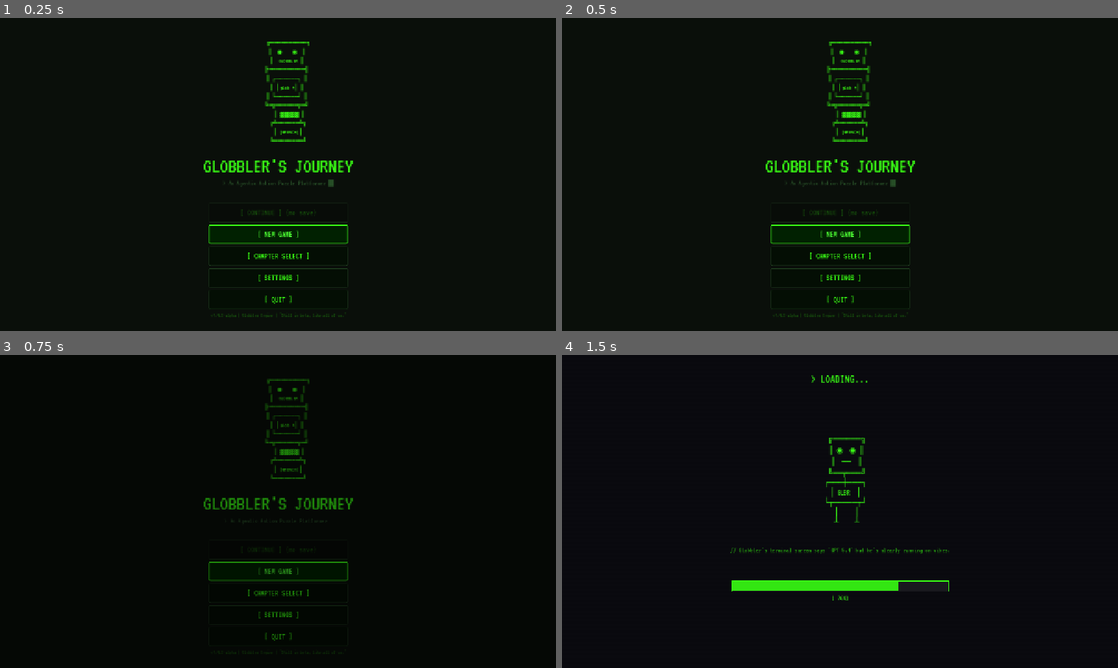
Above: before the commit, frames 1-4 (two rows, left to right).
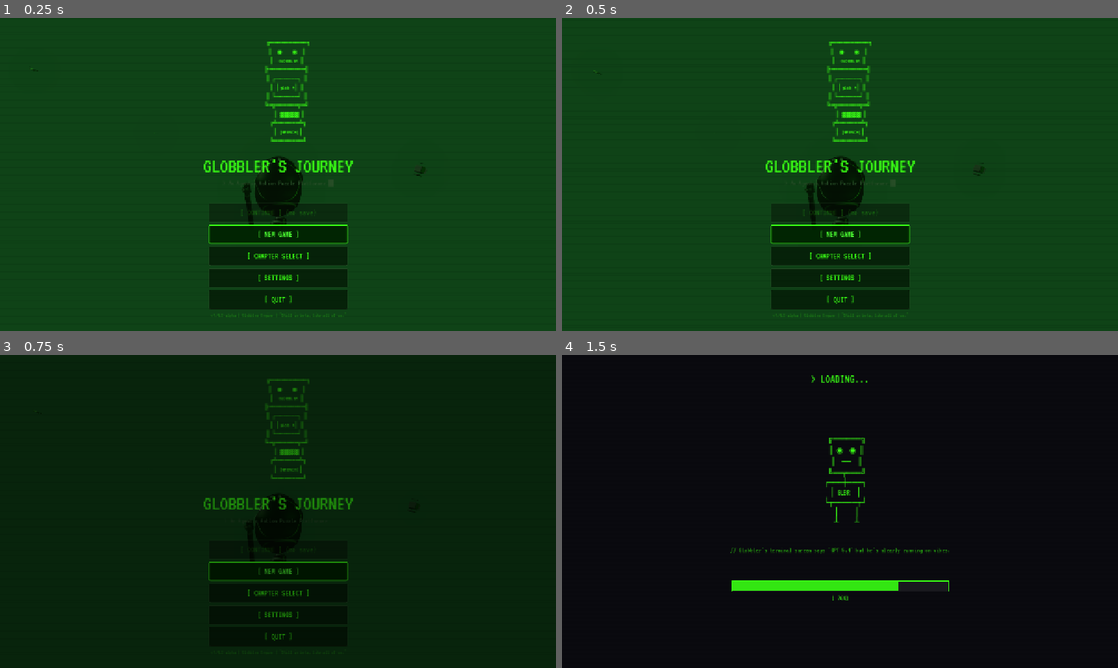
Above: after the commit, the same moments.

Repository: hwashburn1011/globblers-journey
Game: Godot game, scene res://scenes/main/main_menu.tscn
Two runs of this game, one before a commit and one after it. Both use one fixed random seed, a clock stepped at 60 frames per second and the inputs below.
Inputs (mouse positions are in pixels of both pictures, inside the frame that each line leads up to):
- Up to frame 1 (0.25 s): no input
- Up to frame 2 (0.5 s): no input
- Up to frame 3 (0.75 s): click "[ NEW GAME ]" at 0.5 s
- Up to frame 4 (1.5 s): tap Enter (menu_confirm) at 1.25 s; move the mouse to (962, 495) at 1.27 s; hold Right (hack_right) from 1.28 s (still down); hold V (agent_cycle) from 1.28 s (still down); click (962, 495) at 1.42 s

The runs differ from the first frame. In frame 1, 92% of the frame differs, in the area x 0-100%, y 0-100%; in frame 2, 92%; in frame 3, 89%; in frame 4, nothing differs.

Commit message:
feat: Task 9.5 — Main menu 3D background with orbiting camera and floating debris
Replace flat ColorRect background with a SubViewport 3D scene featuring
the Globbler model, 6 floating tech debris props, green-tinted lighting,
fog, glow, and a slowly orbiting camera. Respects reduce_motion setting.

Co-Authored-By: Claude Opus 4.6 (1M context) <noreply@anthropic.com>

Diff:
--- a/scenes/main/main_menu.gd
+++ b/scenes/main/main_menu.gd
@@ -3,6 +3,7 @@
 # Main Menu — The Globbler's front door
 # "Welcome to the main menu. The only place where I can't hurt you. Yet."
 # Terminal-aesthetic green-on-dark menu with title, buttons, settings, and chapter select.
+# Now with a 3D background because ASCII art alone wasn't cutting it.
 
 const GREEN := Color("#39FF14")
 const DARK_BG := Color(0.04, 0.06, 0.04, 1.0)
@@ -22,6 +23,12 @@
 var _cursor_blink_timer := 0.0
 var _title_glitch_timer := 0.0
 var _scanline_offset := 0.0
+
+# 3D background
+var _bg_viewport: SubViewport
+var _bg_camera: Camera3D
+var _camera_angle := 0.0
+var _debris_nodes: Array[Node3D] = []
 
 # Settings sliders
 var _music_slider: HSlider
@@ -85,6 +92,28 @@
 		# Scanline effect on background
 		_scanline_offset += delta * 30.0
 		queue_redraw()
+
+		# Slow camera orbit around the Globbler
+		if _bg_camera:
+			_camera_angle += delta * 0.08
+			var orbit_radius := 3.5
+			var orbit_height := 0.8 + sin(_camera_angle * 0.5) * 0.15
+			_bg_camera.position = Vector3(
+				cos(_camera_angle) * orbit_radius,
+				orbit_height,
+				sin(_camera_angle) * orbit_radius
+			)
+			_bg_camera.look_at(Vector3(0, 0.3, 0))
+
+		# Gently bob the floating debris
+		for i in range(_debris_nodes.size()):
+			var node = _debris_nodes[i]
+			if is_instance_valid(node):
+				node.position.y += sin(Time.get_ticks_msec() * 0.001 + i * 1.5) * delta * 0.08
+				node.rotation_degrees.y += delta * (5.0 + i * 2.0)
+	elif _bg_camera:
+		# Even with reduce_motion, keep camera static but still render the 3D scene
+		pass
 
 
 func _draw() -> void:
@@ -115,10 +144,112 @@
 	)
 
 
+func _build_3d_background() -> void:
+	# SubViewportContainer fills the screen behind all 2D UI
+	var container = SubViewportContainer.new()
+	container.set_anchors_and_offsets_preset(PRESET_FULL_RECT)
+	container.stretch = true
+	container.z_index = -1
+	add_child(container)
+
+	_bg_viewport = SubViewport.new()
+	_bg_viewport.size = Vector2i(1280, 720)
+	_bg_viewport.render_target_update_mode = SubViewport.UPDATE_ALWAYS
+	_bg_viewport.transparent_bg = false
+	_bg_viewport.msaa_3d = SubViewport.MSAA_2X
+	container.add_child(_bg_viewport)
+
+	# Dark background environment with terminal-green fog
+	var env := Environment.new()
+	env.background_mode = Environment.BG_COLOR
+	env.background_color = Color(0.02, 0.04, 0.02)
+	env.ambient_light_color = Color(0.05, 0.15, 0.05)
+	env.ambient_light_energy = 0.3
+	env.fog_enabled = true
+	env.fog_light_color = Color(0.1, 0.4, 0.15)
+	env.fog_density = 0.02
+	env.tonemap_mode = Environment.TONE_MAPPER_FILMIC
+	env.glow_enabled = true
+	env.glow_intensity = 0.4
+	env.glow_bloom = 0.1
+
+	var world_env := WorldEnvironment.new()
+	world_env.environment = env
+	_bg_viewport.add_child(world_env)
+
+	# Camera — orbits slowly around the scene
+	_bg_camera = Camera3D.new()
+	_bg_camera.fov = 50.0
+	_bg_camera.position = Vector3(0, 0.8, 3.5)
+	_bg_viewport.add_child(_bg_camera)
+	_bg_camera.look_at(Vector3(0, 0.3, 0))
+
+	# Key light — green-tinted from above-right
+	var key_light := DirectionalLight3D.new()
+	key_light.light_color = Color(0.6, 1.0, 0.6)
+	key_light.light_energy = 0.8
+	key_light.rotation_degrees = Vector3(-35, -30, 0)
+	_bg_viewport.add_child(key_light)
+
+	# Rim/back light — strong green for that terminal glow silhouette
+	var rim_light := DirectionalLight3D.new()
+	rim_light.light_color = Color(0.2, 1.0, 0.1)
+	rim_light.light_energy = 0.5
+	rim_light.rotation_degrees = Vector3(-20, 160, 0)
+	_bg_viewport.add_child(rim_light)
+
+	# Load and place Globbler model
+	var globbler_scene = load("res://assets/models/player/globbler.glb")
+	if globbler_scene:
+		var globbler_inst: Node3D = globbler_scene.instantiate()
+		globbler_inst.position = Vector3(0, -0.3, 0)
+		globbler_inst.rotation_degrees.y = -15.0
+		_bg_viewport.add_child(globbler_inst)
+
+	# Floating tech debris — scattered around the scene
+	var debris_paths := [
+		"res://assets/models/environment/prop_cpu_chip.glb",
+		"res://assets/models/environment/prop_floppy_disk.glb",
+		"res://assets/models/environment/prop_ram_stick.glb",
+		"res://assets/models/environment/prop_keyboard.glb",
+		"res://assets/models/environment/prop_crt_monitor.glb",
+		"res://assets/models/environment/prop_hard_drive.glb",
+	]
+
+	# Place debris in a scattered ring around the Globbler
+	var rng := RandomNumberGenerator.new()
+	rng.seed = 42  # Deterministic so it looks the same every launch
+	for i in range(debris_paths.size()):
+		var scene = load(debris_paths[i])
+		if not scene:
+			continue
+		var inst: Node3D = scene.instantiate()
+		var angle = (TAU / debris_paths.size()) * i + rng.randf_range(-0.3, 0.3)
+		var radius = rng.randf_range(1.8, 3.2)
+		var height = rng.randf_range(-0.2, 1.2)
+		inst.position = Vector3(cos(angle) * radius, height, sin(angle) * radius)
+		inst.rotation_degrees = Vector3(rng.randf_range(-30, 30), rng.randf_range(0, 360), rng.randf_range(-20, 20))
+		inst.scale = Vector3.ONE * rng.randf_range(0.4, 0.7)
+		_bg_viewport.add_child(inst)
+		_debris_nodes.append(inst)
+
+	# Point light near Globbler for extra green glow
+	var point_light := OmniLight3D.new()
+	point_light.light_color = Color(0.2, 1.0, 0.1)
+	point_light.light_energy = 1.5
+	point_light.omni_range = 4.0
+	point_light.omni_attenuation = 1.5
+	point_light.position = Vector3(0, 1.0, 1.5)
+	_bg_viewport.add_child(point_light)
+
+
 func _build_ui() -> void:
-	# Full-screen dark background
+	# 3D background viewport behind everything
+	_build_3d_background()
+
+	# Semi-transparent dark overlay so UI text remains readable
 	var bg = ColorRect.new()
-	bg.color = DARK_BG
+	bg.color = Color(0.02, 0.04, 0.02, 0.55)
 	bg.set_anchors_and_offsets_preset(PRESET_FULL_RECT)
 	add_child(bg)
 
Not shown, changed: TASKS.md
